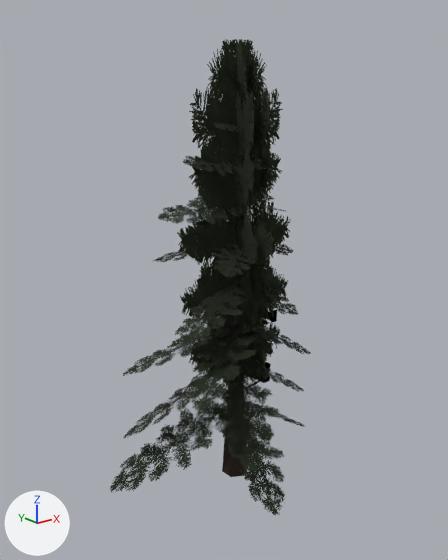
The glTF model public/models/props/pine_a_lod.glb: old version first, new version second.
Both versions are drawn from a camera (50 mm lens) standing at (-12.46, -14.93, 13.36) and looking at (-0.37, 0.18, 7.32). The axes (+X, +Y, +Z) are drawn at lower left. The lights are the same throughout. The picture after the commit comes second. Vertices at exactly the same position are counted once.

The older version as bpy lines, for what is in view:
```python
ob_pine_a_lod_bark_pine = bpy.data.objects.new('pine_a_lod_bark_pine', me_pine_a_lod_bark_pine)
ob_pine_a_lod_bark_pine.location = (0.0, 0.0, 0.0)
ob_pine_a_lod_pine_needles_a = bpy.data.objects.new('pine_a_lod_pine_needles_a', me_pine_a_lod_pine_needles_a)
ob_pine_a_lod_pine_needles_a.location = (0.0, 0.0, 0.0)
```
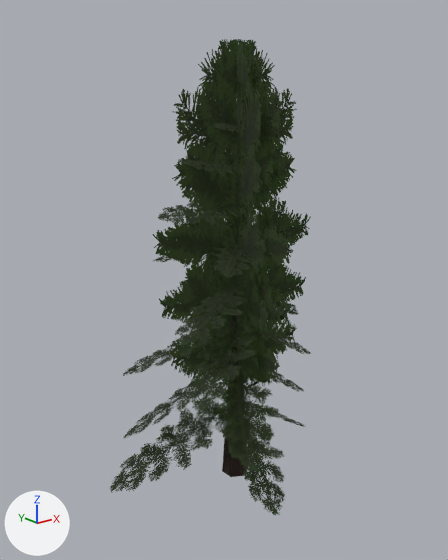
Location of each change, (x1, y1, x2, y2) in pixels of the pictures (448 x 560 px; the box of a moved part takes in the faces that stretch with it):
'pine_a_lod_pine_needles_a', surface changed, reshaped
    both: (110, 39, 311, 515)
part 1 of me_pine_a_lod_pine_needles_a, moved or reshaped
    before: (177, 39, 291, 385)
    after: (153, 39, 311, 387)

The change, as a list of edits to the scene's bpy script:
```text
Change mat_pine_needles_a:
    where n0 = _N.new('ShaderNodeBsdfPrincipled'); n0.name = 'Principled BSDF'
    add n0.inputs[28].default_value = 0.85  # 'Emission Strength'
    add n7 = _N.new('ShaderNodeTexImage'); n7.name = 'Image Texture'
    add n7.image = img_card_pine_a
    remove n7 = _N.new('ShaderNodeTexImage'); n7.name = 'Image Texture'
    remove n7.image = img_card_pine_a
    add n8 = _N.new('ShaderNodeTexImage'); n8.name = 'Image Texture.001'
    add n8.image = img_card_pine_a
    where n4 = _N.new('ShaderNodeMix'); n4.name = 'Mix'
    where n5 = _N.new('ShaderNodeMath'); n5.name = 'Math.002'
    remove _L.new(n7.outputs[0], n4.inputs[6])  # 'Color' to 'A'
    remove _L.new(n7.outputs[1], n5.inputs[0])  # 'Alpha' to 'Value'
    add _L.new(n7.outputs[0], n0.inputs[27])  # 'Color' to 'Emission Color'
    add _L.new(n8.outputs[0], n4.inputs[6])  # 'Color' to 'A'
    add _L.new(n8.outputs[1], n5.inputs[0])  # 'Alpha' to 'Value'
Change me_pine_a_lod_pine_needles_a:
    used by ob_pine_a_lod_pine_needles_a; location = (0.0, 0.0, 0.0)
    remove me_pine_a_lod_pine_needles_a.from_pydata(...)  # 188 vertices, 100 faces; spans x -5.01..3.28, y -3.73..3.55, z 0.0..14.71
    add me_pine_a_lod_pine_needles_a.from_pydata(...)  # 188 vertices, 100 faces; spans x -5.01..4.43, y -4.4..4.68, z 0.0..14.73
    me_pine_a_lod_pine_needles_a part 1: 36 of 188 vertices moved; they spanned x -3.3..3.28, y -3.21..3.48, z 3.16..14.71 and now span x -4.44..4.43, y -4.4..4.68, z 3.13..14.73; mean shift (0.0, 0.0, 0.0); largest move (-0.41, -3.0, 14.7) -> (-0.53, -4.19, 14.72)
```
